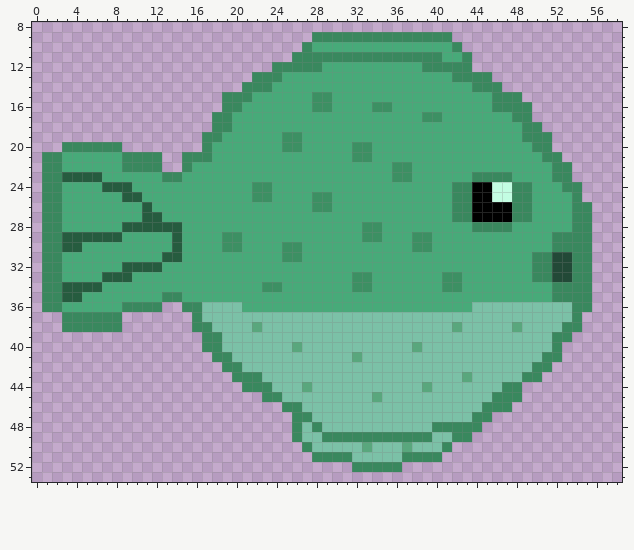
Edited in one commit: pixel-art sprite (src/assets/credits/pufferfish_blue_3_64x64.png). The first picture shows the starting point.
The file is 64x64 pixels. Shown: x 0..58, y 8..53.
Once edited:
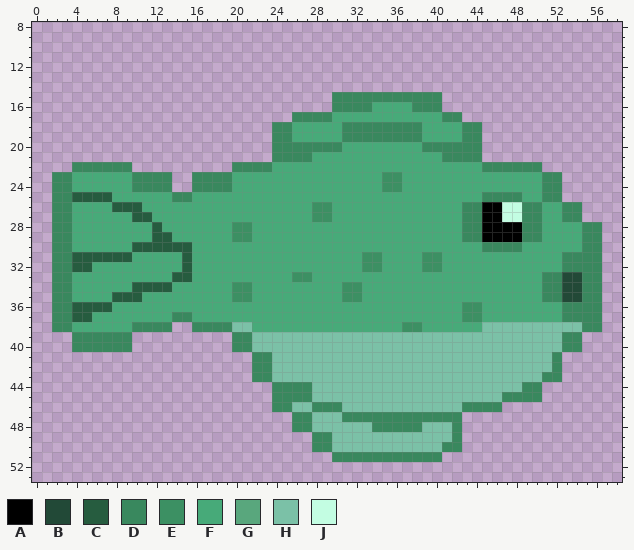
Palette (. is transparent): A #000000  B #224937  C #265c3f  D #39885e  E #3c9063  F #47aa79  G #59a77d  H #7bc1a7  J #c3fde2
Changes in this commit:
Changed rows in their new state; - is an unchanged pixel.
first column x 1:
 9 ---------------------------..............---------------
10 --------------------------................--------------
11 -------------------------..................-------------
12 -----------------------....................-------------
13 ---------------------........................-----------
14 --------------------..........................----------
15 ------------------...........DDDDDDDDDDD........--------
16 ------------------...........DDDDFF--DDD.........-------
17 -----------------........DDDD---------FFDD.......-------
18 -----------------......DD-----DDDDDDDD----DD......------
19 ----------------.......DDF----DDDDDDDD----DD.......-----
20 --......--------.......DDDDDDD-FF-----DDDDDD.......-----
21 ............--.........DDDD----FF-------DDDD........----
22 ...DDDDD-...--.....DDDD------------FF-------DDDDDD...---
23 .-DFFF---DDD-..DDDD---------------E-F------FFFF---D-.---
24 .-D---FFFDDDD..DDDD--FF-----------EE-----FFFFFFFF-DD..--
25 .-DCCCC-FF---DD------FF----FF------------FFFDDD-F-DD..--
26 .-D----CCCF------------------------------F-D--JJ-D--D-.-
27 .-D------C-F---------------EE------------F-D--JJ-D--D-.-
28 .-D-----FFF-FF-----EE-----------FF--------D-AAAADD---F-D
29 .-DFFFFF---CCF----F-E-----------FF---FF---DDAAAADD-FFF-D
30 .-DF-----CCCC-C---FF----FF-----------FF-----DDDD---FFF-D
31 .-DCCCCCC---FFC---------FF------EE----EE---------FFFD--D
32 .-DCC---FFFF--C-----------------EE----EE---------FFFD--D
33 .-D---FFF----CC----------EE----FF-------FF-------F-D-B-D
34 .-DFFF---CCCC------EE-FF------E-F-------FF--------D-BB-D
35 .-DF---CCC--FF-----EE---------EE------------------D-BB-D
36 .-DCCCC-FFFFFFFFFFFF----------------------EEFFFFFFFFD--D
37 -D-CCFFFFFFFFDDFFFFFFFFFFFFFFFFFFFFFFFFFFFEEFFFFFFFFD-DD
38 -D-FFFFFFDDDD----DD--FFFFFFFFFFFFFFFEEFFFFFF---H----HHDD
39 ---DDDDDD-------...DD------------------------------H-D--
40 ---DDDDDD-------...DD----H-----------H-------------HDD--
41 -----------------....DD--------H------------------H-----
42 ------------------...DD--------------------------HHD----
43 -------------------..-D-------------------H-----HHDD----
44 --------------------...DDDD-----------H-------HHDD------
45 ----------------------.-DDD------H-----------H--DD------
46 -----------------------D-H-DDD------------DD--.---------
47 ------------------------------DDDDDDDDDDDD...-----------
48 --------------------------DH-----DDDDD-HH-..------------
49 -------------------------..D-HHHHHHHHHH---.-------------
50 --------------------------.DD---H---H----D--------------
51 ---------------------------..--DDDDD--------------------
52 -------------------------------.....--------------------
Pixel boxes of the changes (left, top, right, bottom) in both pictures:
changed: (42, 32, 602, 472)
